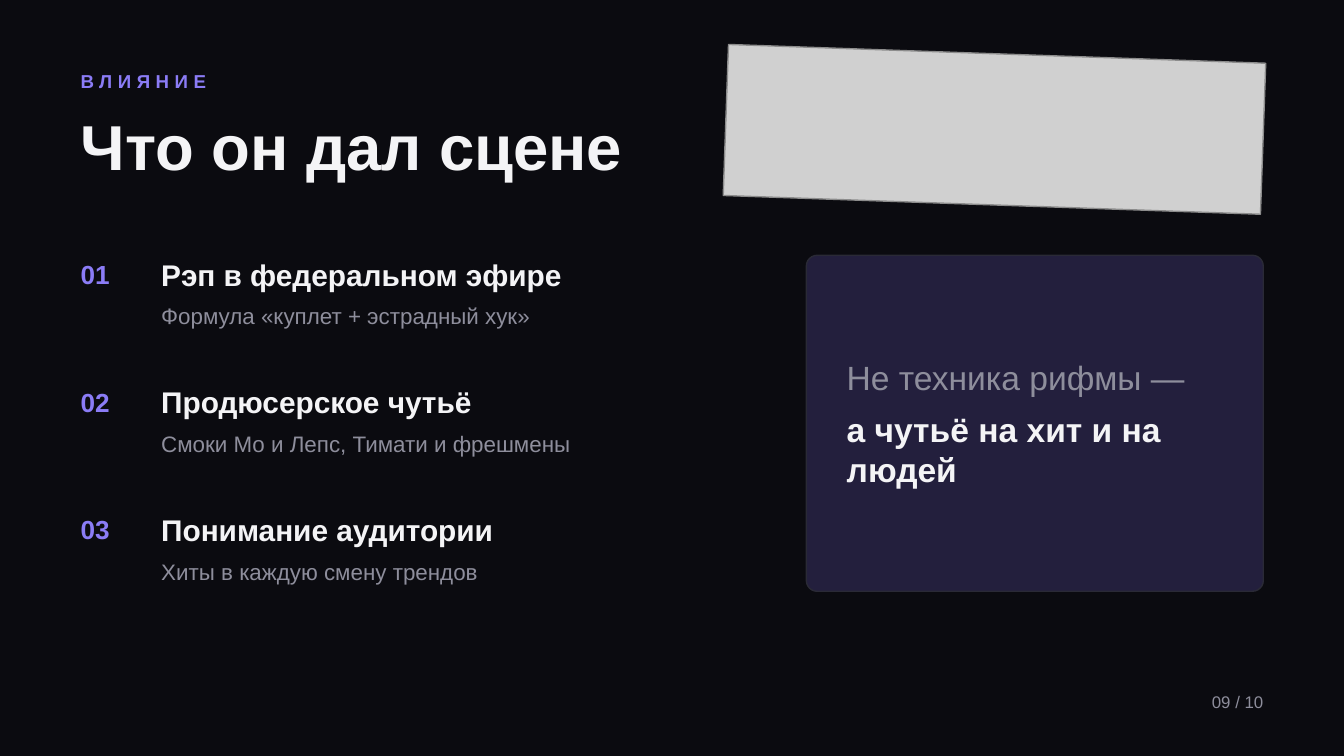
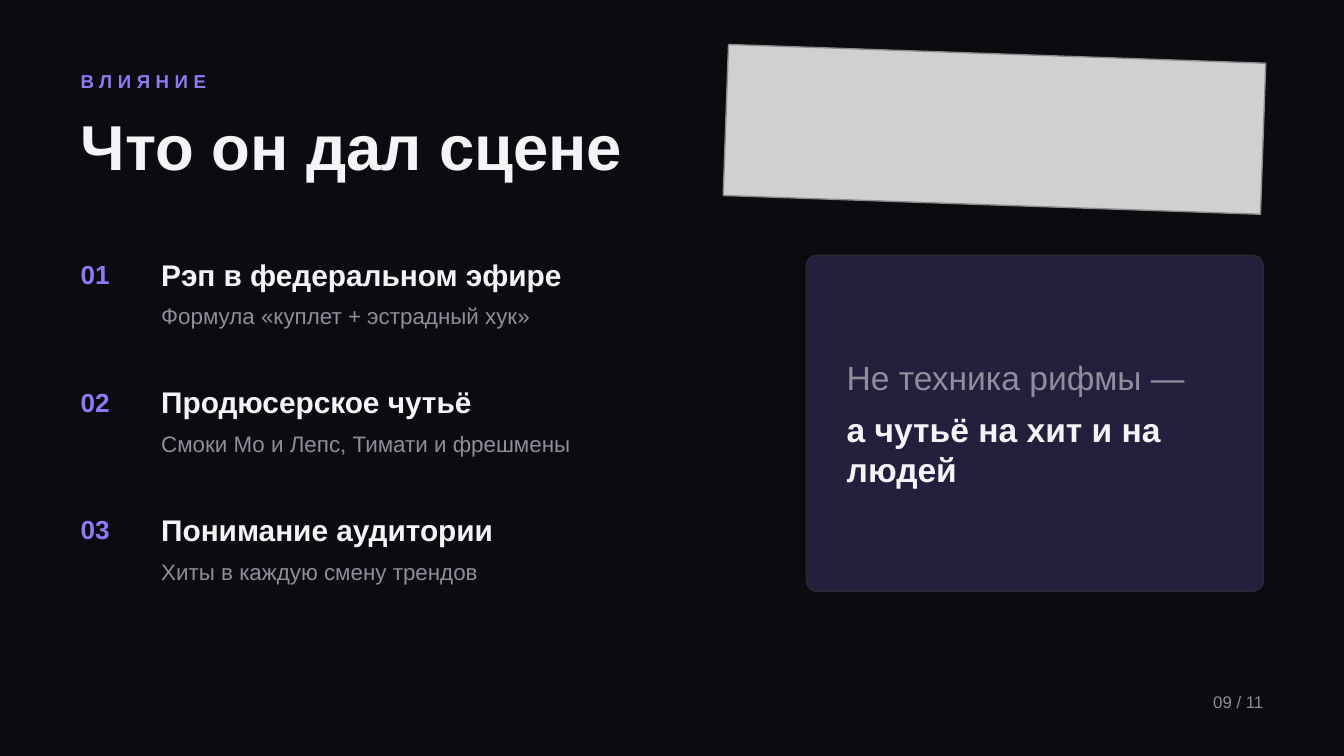
Before and after one commit to KRIEZIEYR/aaaaaaaaaaaaaaaaaa, a slide deck: slide 9 of Dzhigan_v2.pptx. Drawn at 1344x756 pixels with LibreOffice and Linux fonts; fonts in the diff are those of the drawing; grey boxes stand for pictures. Boxes give left, top, right and bottom in pixels: in the first picture for what was removed or moved away, otherwise in the second. Text is boxed around its words. In the diff, an @@ line names an element or a change of style, - is before the commit and + after.

```diff
--- a/Dzhigan_v2.pptx
+++ b/Dzhigan_v2.pptx
@@ text at (1213,696,1263,708): text changed @@
-09 / 10
+09 / 11
```
Also in this commit, not shown: 7 other slides changed, 2 slides added, 1 slide removed.
